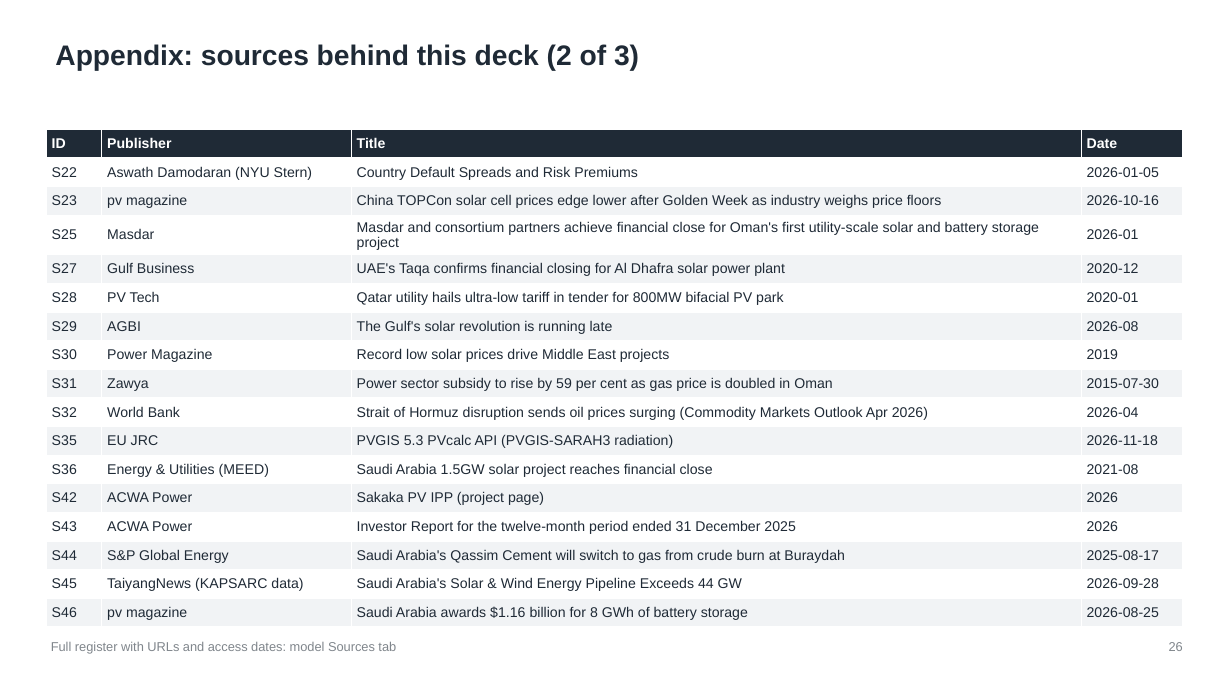
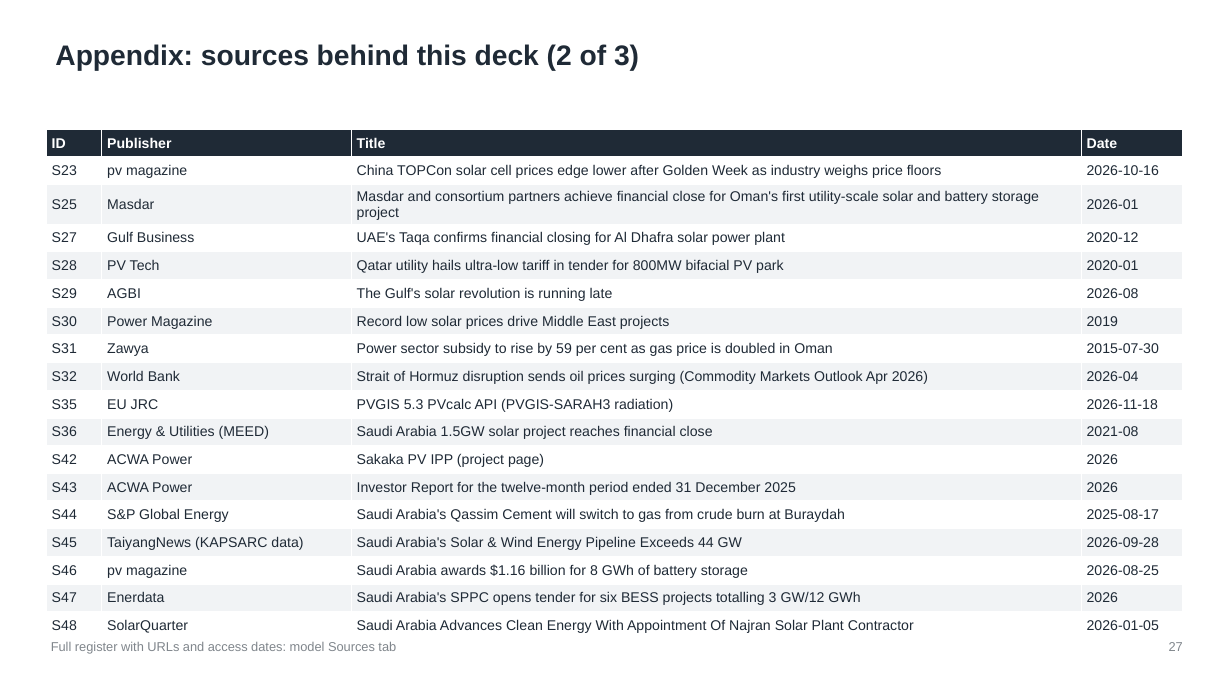
Before and after one commit to nightraven4545/Gulf-Solar, a slide deck: slide 27 of deck/NREP_Tariff_Replicability.pptx (slide 26 before the commit). Drawn at 1232x693 pixels with LibreOffice and Linux fonts; fonts in the diff are those of the drawing. Boxes give left, top, right and bottom in pixels: in the first picture for what was removed or moved away, otherwise in the second. Text is boxed around its words. In the diff, an @@ line names an element or a change of style, - is before the commit and + after.

```diff
--- a/deck/NREP_Tariff_Replicability.pptx
+++ b/deck/NREP_Tariff_Replicability.pptx
@@ table at [46, 129, 1183, 637] @@
-row 2: S22 | Aswath Damodaran (NYU Stern) | Country Default Spreads and Risk Premiums | 2026-01-05
+row 17: S47 | Enerdata | Saudi Arabia's SPPC opens tender for six BESS projects totalling 3 GW/12 GWh | 2026
+row 18: S48 | SolarQuarter | Saudi Arabia Advances Clean Energy With Appointment Of Najran Solar Plant Contractor | 2026-01-05
@@ text at [1169, 642, 1183, 651]: text changed @@
-26
+27
```
Also in this commit, not shown: 12 other slides changed, 1 slide added, 7 other files.
